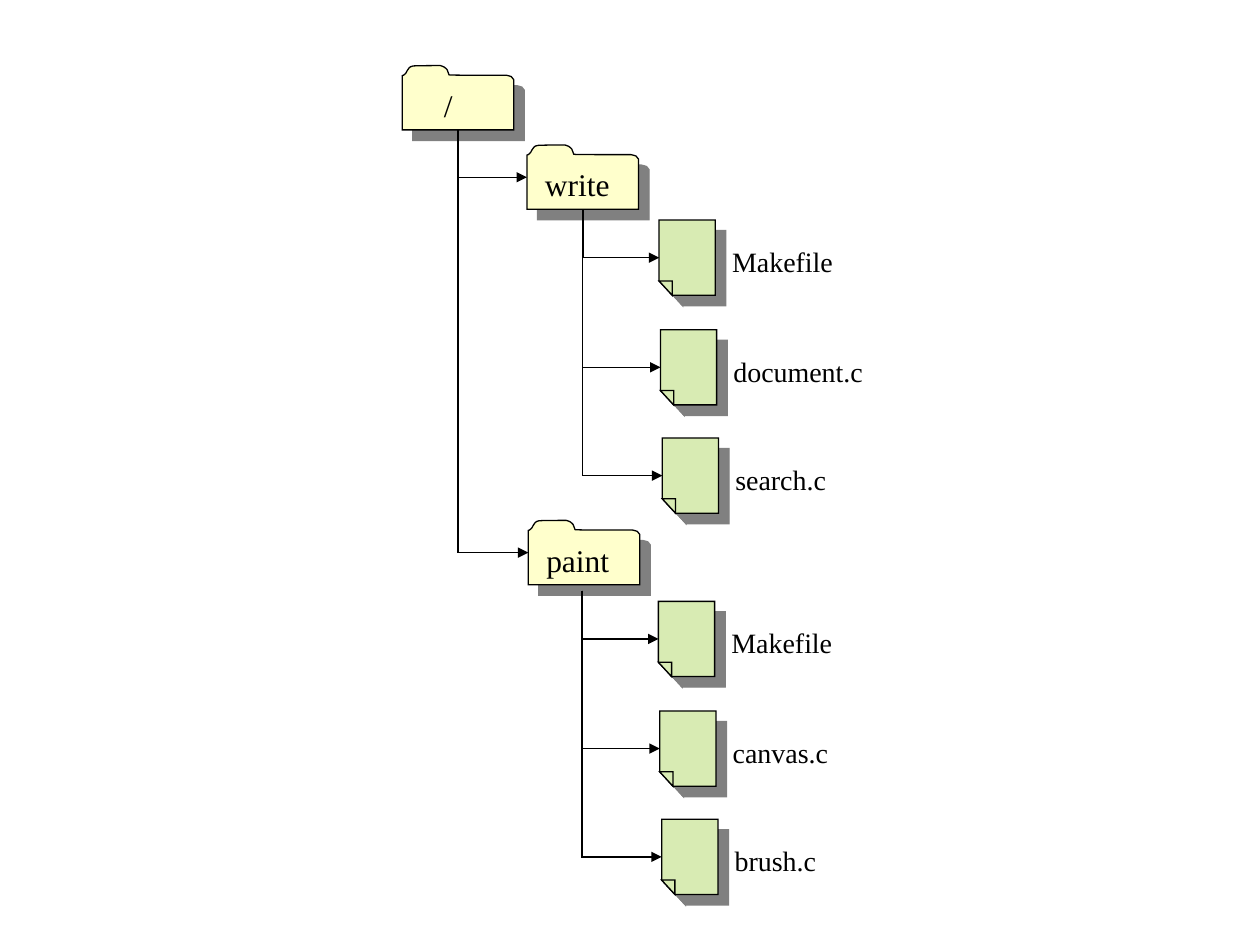
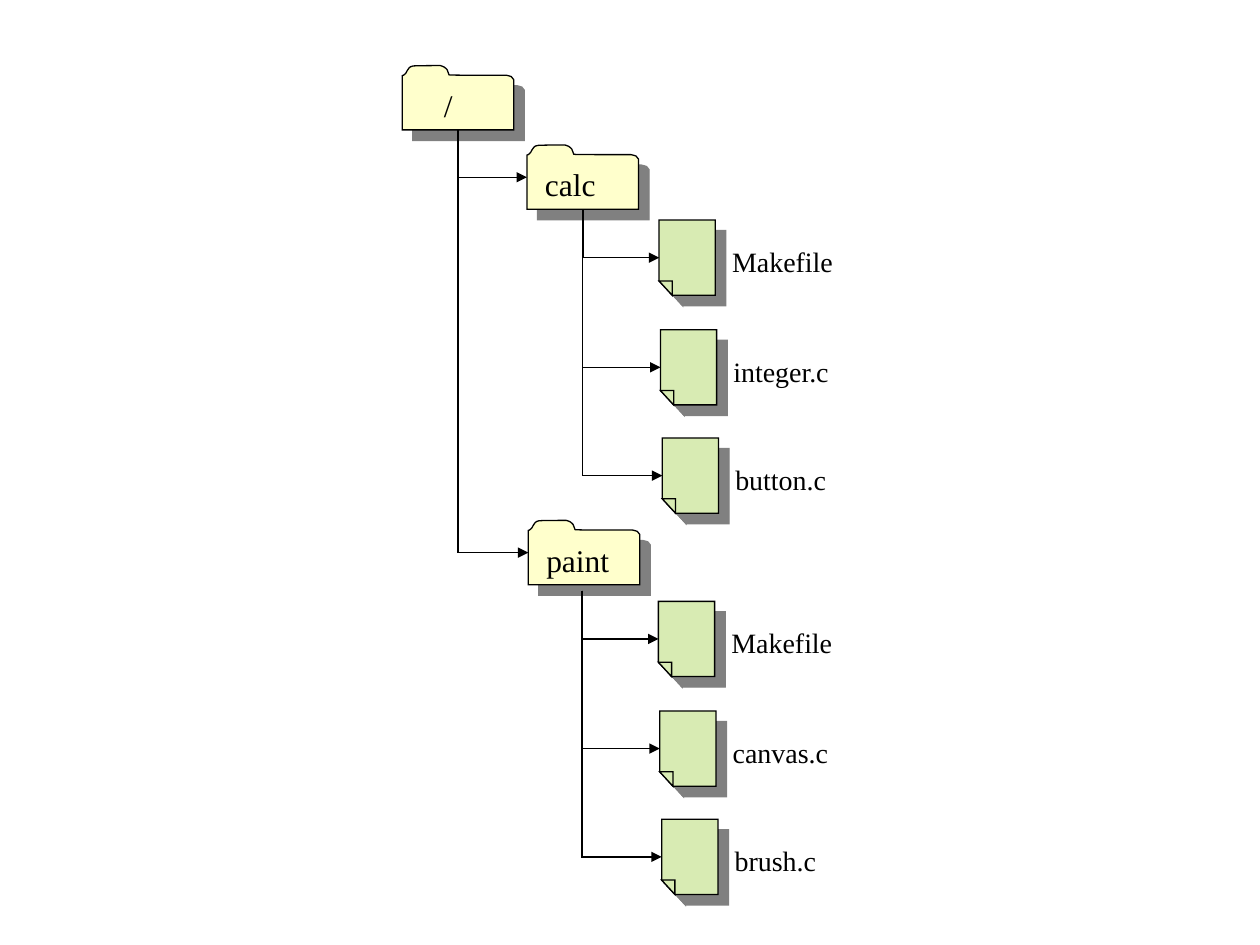
Before and after one commit to wuzhouhui/svnbook-zh, a slide deck: slide 6 of src/book/book/images/VersioningModels.ppt. Drawn at 1260x945 pixels with LibreOffice and Linux fonts; fonts in the diff are those of the drawing. Boxes give left, top, right and bottom in pixels: in the first picture for what was removed or moved away, otherwise in the second. Text is boxed around its words. In the diff, an @@ line names an element or a change of style, - is before the commit and + after.

Commit message:
Book: rename the 'write' example project to 'calc', which is less confusing.
* ch02.xml, ch04.xml:  write->calc, document.c->integer.c, search.c->button.c

* VersioningModels.ppt, branches.ppt, ch02dia6.png, ch04dia2.png,
  ch04dia3.png, ch04dia4.png:  change all diagrams to have new names (ugh)

```diff
--- a/src/book/book/images/VersioningModels.ppt
+++ b/src/book/book/images/VersioningModels.ppt
@@ text in freeform shape at <box>545,174,596,197</box>: text changed @@
-write
+calc
@@ text at <box>733,363,828,387</box>: text changed @@
-document.c
+integer.c
@@ text at <box>735,470,826,491</box>: text changed @@
-search.c
+button.c
```
Also in this commit, not shown: 7 other files.
